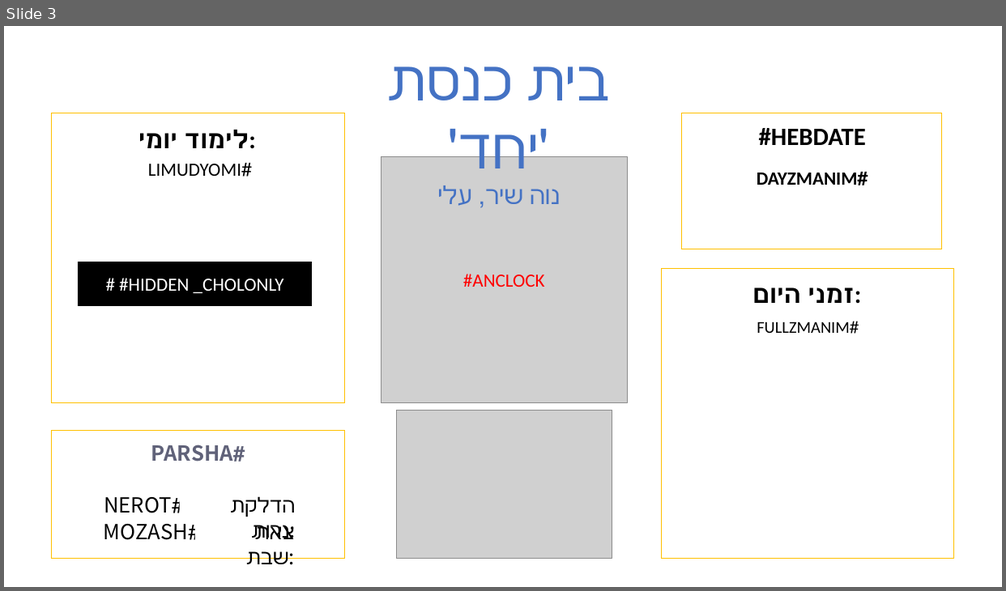
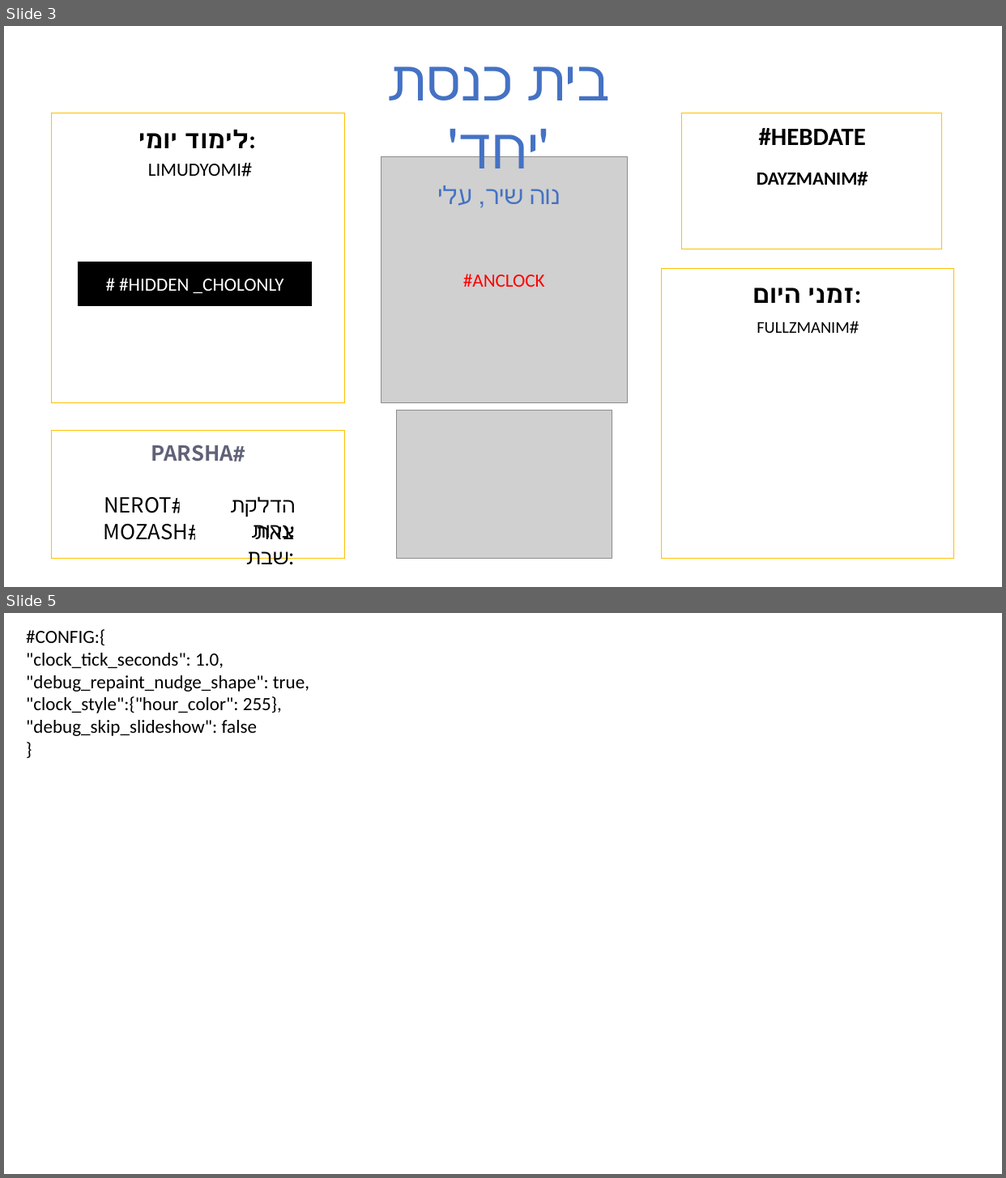
Before and after one commit to diaphone0/shul-luah, a slide deck: luah.pptx. Shown one above the other, each under a label of ours: slide 3 before the commit, slides 3 and 5 after it; the slides between them are not shown. The pictures are 1006x591 and 1006x1178 pixels, drawn with LibreOffice and Linux fonts; fonts in the diff are those of the drawing; grey boxes stand for pictures; background and template pictures are left out. Boxes give left, top, right and bottom in pixels: in the first picture for what was removed or moved away, otherwise in the second. Text is boxed around its words. In the diff, an @@ line names an element or a change of style, - is before the commit and + after.

Commit message:
Add #CONFIG tag, debug_skip_slideshow option; fix app.py reading stale config for tick scheduling/watcher

```diff
--- a/luah.pptx
+++ b/luah.pptx
@@ slide 5 added at <box>4,613,1002,1174</box>, background #FFFFFF @@
@@ text added at <box>26,629,309,736</box>, 18 pt, text #000000 @@
+#CONFIG:{
+"clock_tick_seconds": 1.0,
+"debug_repaint_nudge_shape": true,
+"clock_style":{"hour_color": 255},
+"debug_skip_slideshow": false
+}
```
Also in this commit, not shown: 1 slide changed, 11 other files.
